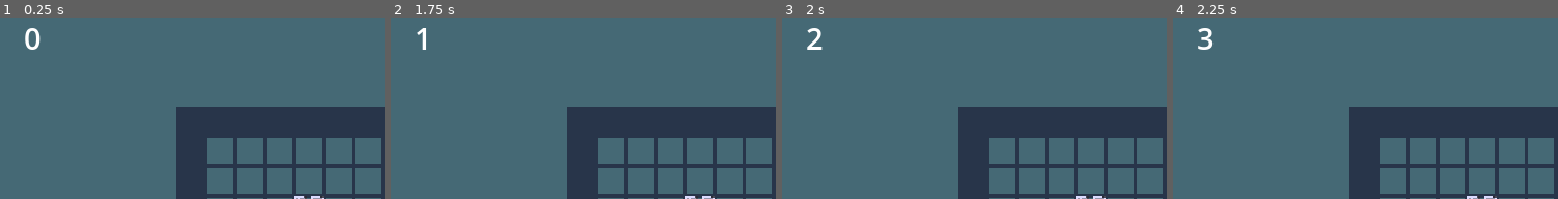
Above: before the commit, frames 1-4 (left to right).
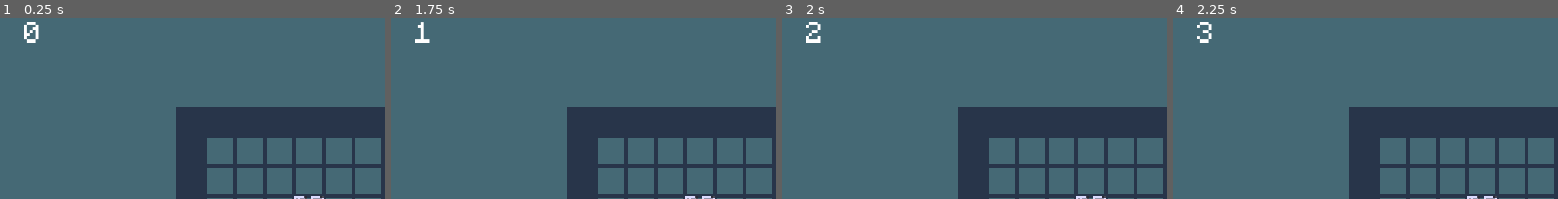
Above: after the commit, the same moments.

Repository: UnstableStrafe/LinkCube
Game: Godot game, scene res://levels/level_5.tscn
Same seed, same stepped clock (60 frames per second), same inputs: the game is played once before the commit and once after it. This scene is started directly instead of the project's main scene.
Inputs:
- Up to frame 1 (0.25 s): no input
- Up to frame 2 (1.75 s): tap Enter at 0.5 s; hold D (move_right) 0.53-1.28 s; hold Space (next_level) 0.53-1.28 s; tap R (restart) at 1.25 s; hold S (move_down) from 1.28 s (still down); tap Z (undo) at 1.35 s
- Up to frame 3 (2 s): keep holding S (move_down)
- Up to frame 4 (2.25 s): release S (move_down) at 2.03 s; hold D (move_right) from 2.03 s (still down); hold Space (next_level) from 2.03 s (still down)
The pictures show only the part of the screen within x 0-50%, y 0-50%; the shares and areas given below are measured in that part.

The runs differ from the first frame. In frame 1, 0.4% of the frame differs, in the area x 6-11%, y 2-18%; in frame 2, 0.3%; in frame 3, 0.4%; in frame 4, 0.4%.

Commit message:
Add default font

Diff:
--- a/cubes/basic/rotated_linked_cube.gd
+++ b/cubes/basic/rotated_linked_cube.gd
@@ -12,6 +12,8 @@
 	add_to_group(link_group)
 
 	# We need to wait for all the others to be added to the scene
+	# Should be largely bullet proof unless you put scenes in scenes
+	# Dont do that
 	await get_owner().ready
 	# When the player touches a side sensor, make the other cubes preview that direction
 	for linked_cube in get_linked():
--- a/project.godot
+++ b/project.godot
@@ -30,6 +30,10 @@
 [filesystem]
 
 import/blender/enabled=false
+
+[gui]
+
+theme/custom_font="res://fonts/MinecraftRegular-Bmg3.otf"
 
 [input]
 
